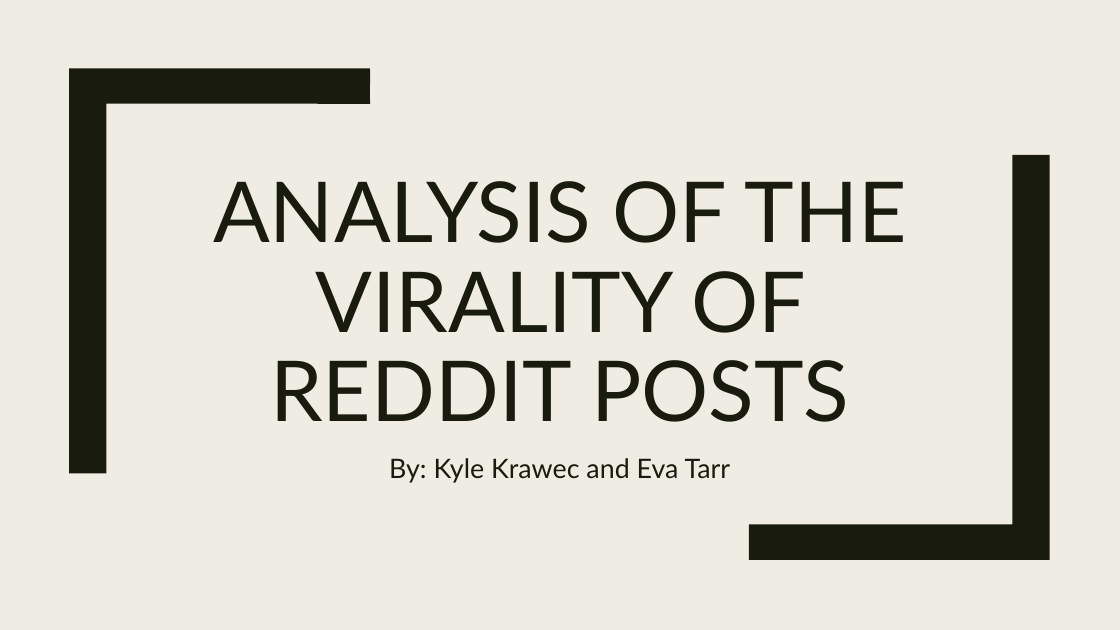
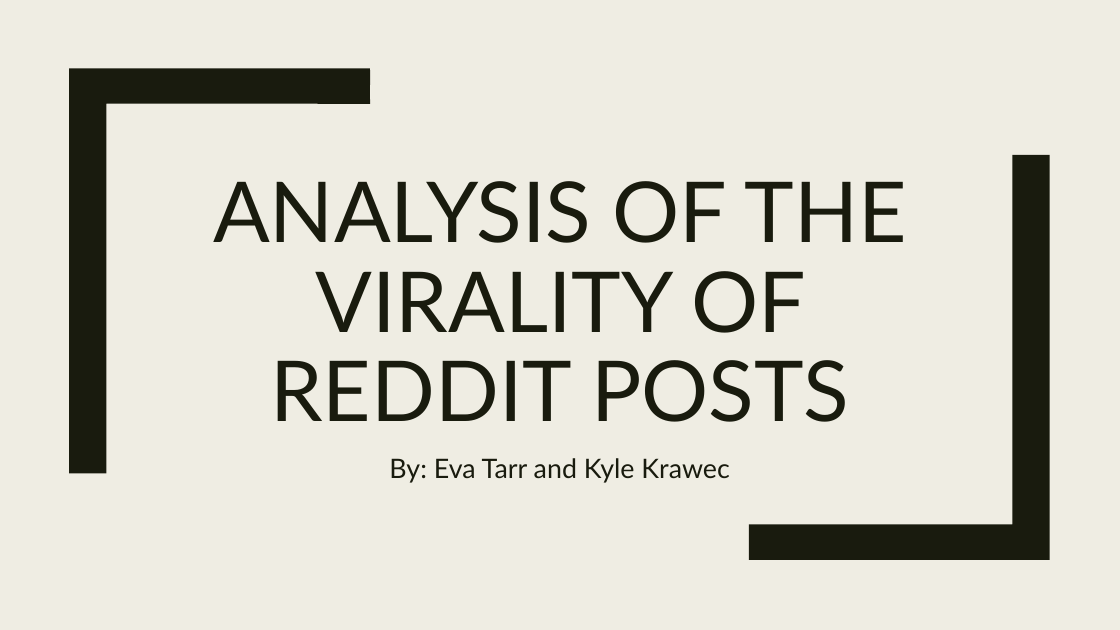
Before and after one commit to EvaTarr/CMPT412Project, a slide deck: slide 1 of presentation.pptx. Drawn at 1120x630 pixels with LibreOffice and Linux fonts; fonts in the diff are those of the drawing. Boxes give left, top, right and bottom in pixels: in the first picture for what was removed or moved away, otherwise in the second. Text is boxed around its words. In the diff, an @@ line names an element or a change of style, - is before the commit and + after.

```diff
--- a/presentation.pptx
+++ b/presentation.pptx
@@ subtitle at bbox=[389, 458, 729, 483]: text changed @@
-By: Kyle Krawec and Eva Tarr
+By: Eva Tarr and Kyle Krawec
```
